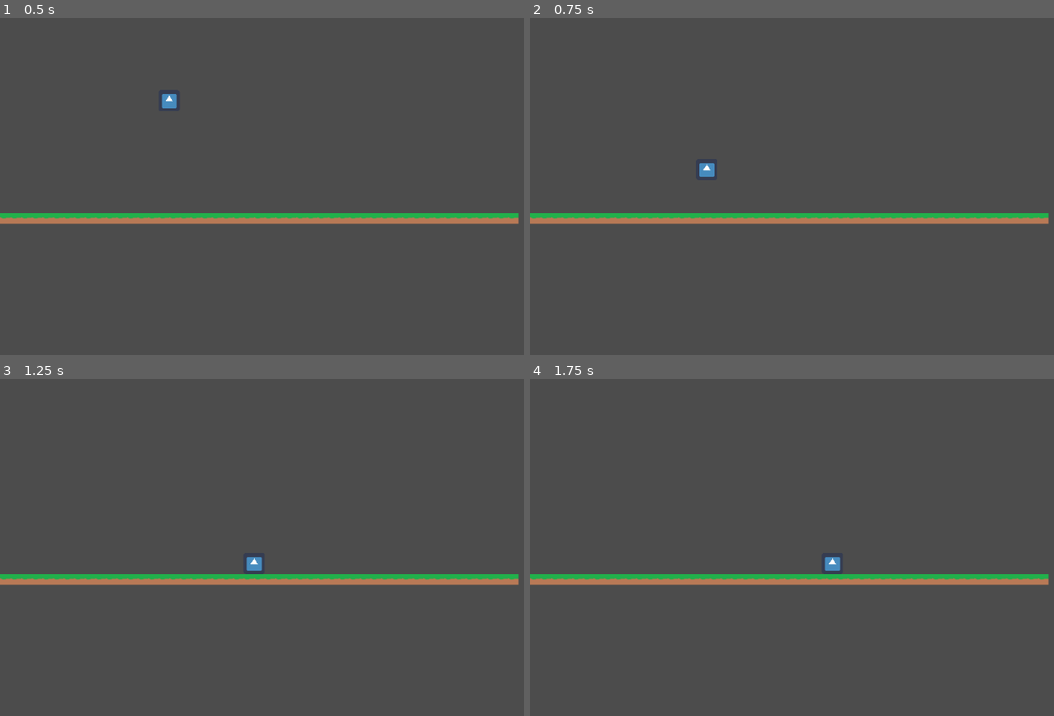
Above: before the commit, frames 1-4 (two rows, left to right).
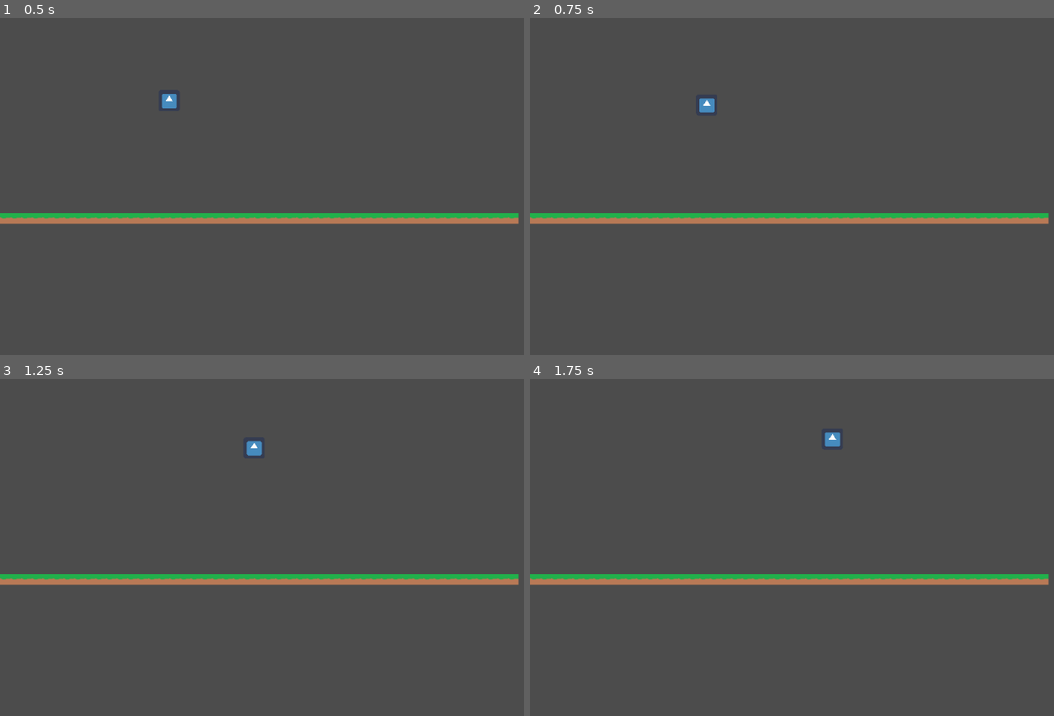
Above: after the commit, the same moments.

Repository: iloveusername/CodeOrCreateNerdsGame
Game: Godot game, scene res://Scenes/Test Scene.tscn
Same seed, same stepped clock (60 frames per second), same inputs: the game is played once before the commit and once after it. The engine's default icon, where the game draws it, is replaced by a stand-in: a white triangle on a blue panel in a dark square.
Inputs:
- Up to frame 1 (0.5 s): no input
- Up to frame 2 (0.75 s): hold Right (ui_right) from 0.53 s (still down); hold Space (ui_select) from 0.53 s (still down)
- Up to frame 3 (1.25 s): keep holding Right (ui_right); keep holding Space (ui_select)
- Up to frame 4 (1.75 s): release Right (ui_right) at 1.28 s; release Space (ui_select) at 1.28 s; hold Down (ui_down) from 1.28 s (still down); tap Space (ui_select) at 1.35, 1.52 s

Frame 1 is identical in both runs. In frame 2, 0.2% of the frame differs, in the area x 32-36%, y 23-48%; in frame 3, 0.3%, in the area x 47-51%, y 18-57%; in frame 4, 0.3%.

Commit message:
Update Player.gd

Diff:
--- a/Scripts/Player.gd
+++ b/Scripts/Player.gd
@@ -18,6 +18,8 @@
 #Direction
 	var xDir = (Input.get_action_strength("ui_right") - Input.get_action_strength("ui_left"))
 	var yDir = (Input.get_action_strength("ui_up") - Input.get_action_strength("ui_down"))
+
+
 #X Motion
 	if xDir != 0:
 		motion.x += xDir * ACCELERATION * delta
@@ -25,6 +27,10 @@
 	else:
 		motion.x = lerp(motion.x, 0, FRICTION)
 
+#Y Motion
+	if Input.is_action_pressed("ui_select"):
+				motion.y = -JUMP_FORCE
+
 	motion.y += GRAVITY
 
 	motion = move_and_slide(motion, Vector2.UP)
